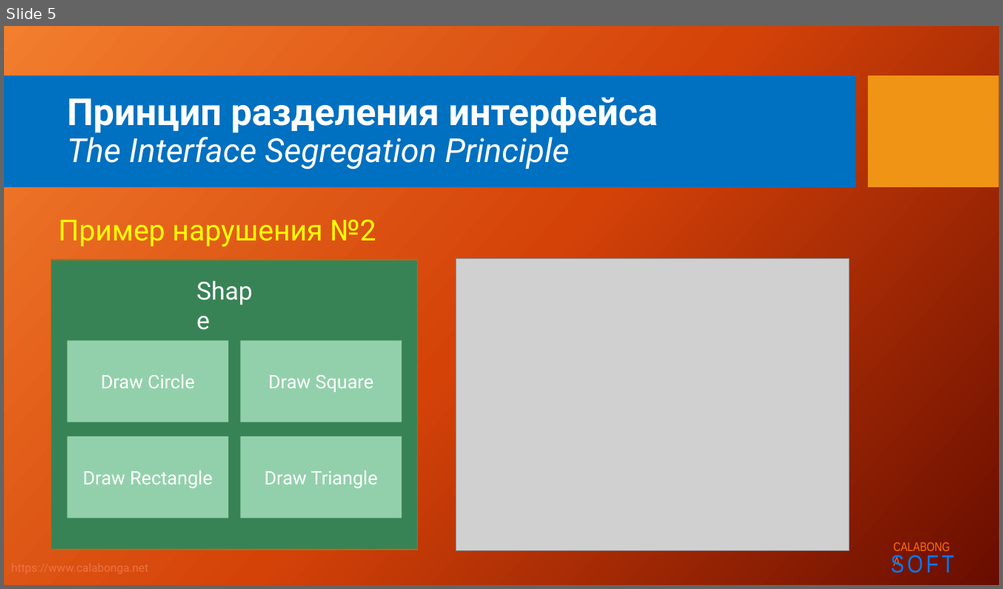
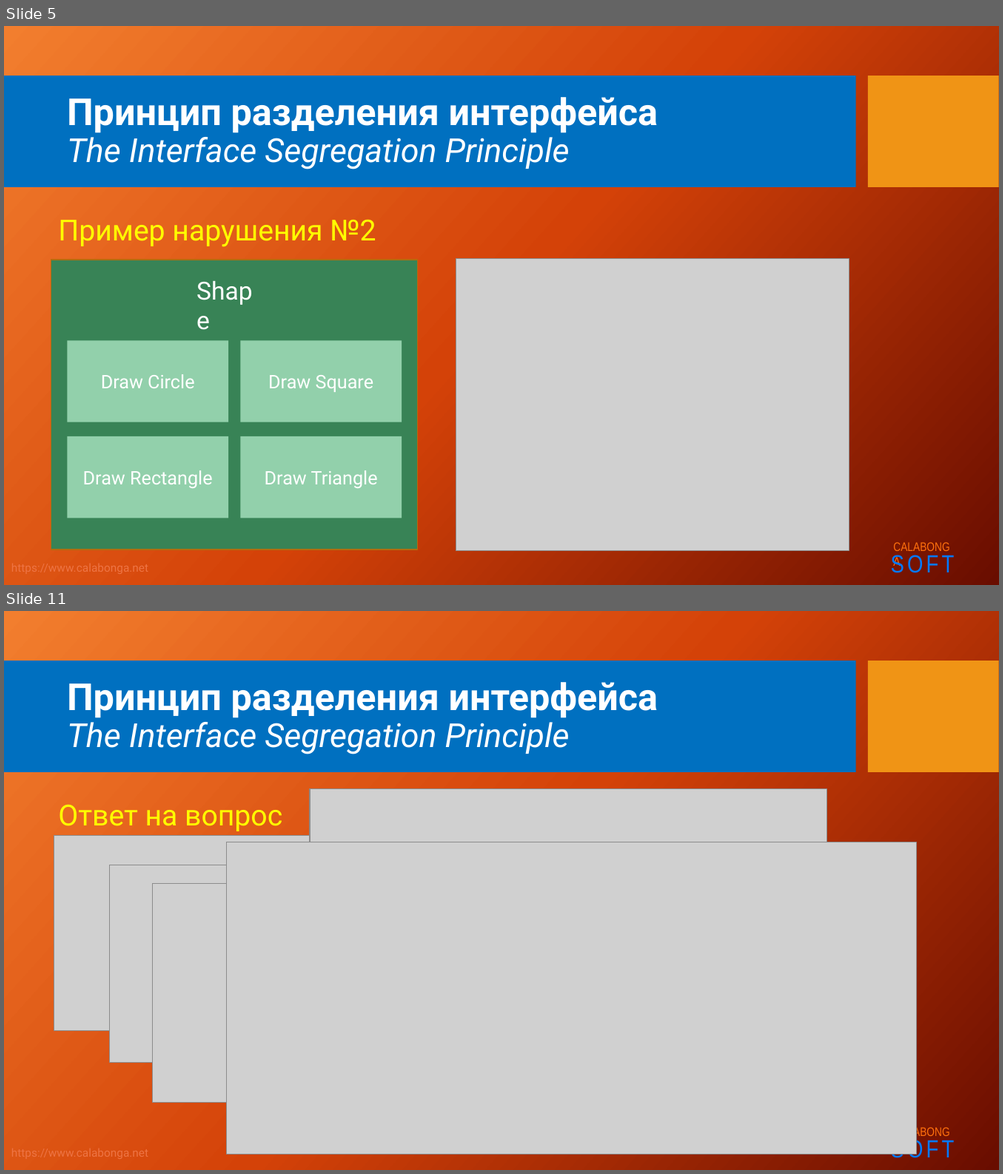
Before and after one commit to Calabonga/SOLID, a slide deck: Powerpoint/4.SOLID_I.pptx. Shown one above the other, each under a label of ours: slide 5 before the commit, slides 5 and 11 after it; the slides between them are not shown. The pictures are 1003x589 and 1003x1174 pixels, drawn with LibreOffice and Linux fonts; fonts in the diff are those of the drawing; grey boxes stand for pictures; background and template pictures are left out. Boxes give left, top, right and bottom in pixels: in the first picture for what was removed or moved away, otherwise in the second. Text is boxed around its words. In the diff, an @@ line names an element or a change of style, - is before the commit and + after.

```diff
--- a/Powerpoint/4.SOLID_I.pptx
+++ b/Powerpoint/4.SOLID_I.pptx
@@ slide 11 added at [4,611,999,1170], background picture (left out); not listed: 5 template elements that a slide beside it also shows @@
@@ title added at [67,682,658,755], 32 pt, text #FFFFFF, italic @@
+Принцип разделения интерфейса
+The Interface Segregation Principle
@@ text added at [58,805,282,832], 28 pt, text #FFFF00 @@
+Ответ на вопрос
@@ picture added at [310,789,827,1139] @@
@@ picture added at [54,835,458,1031] @@
@@ picture added at [226,843,916,1155] @@
@@ picture added at [109,866,577,1063] @@
@@ picture added at [153,884,560,1102] @@
```
Also in this commit, not shown: 2 slides changed, 5 other slides added, 27 other files.
